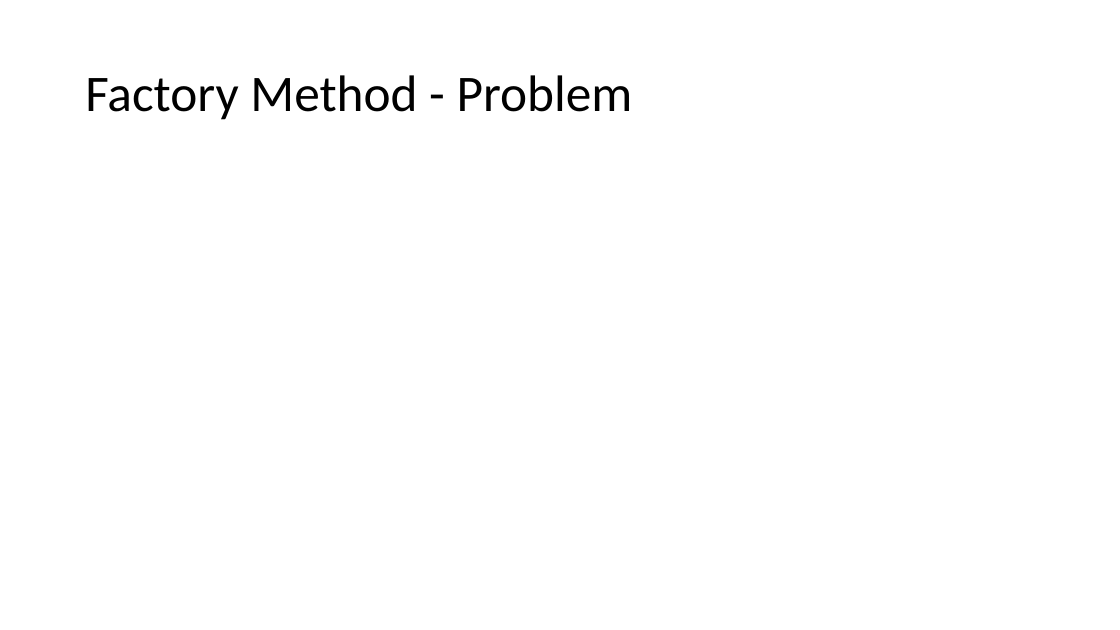
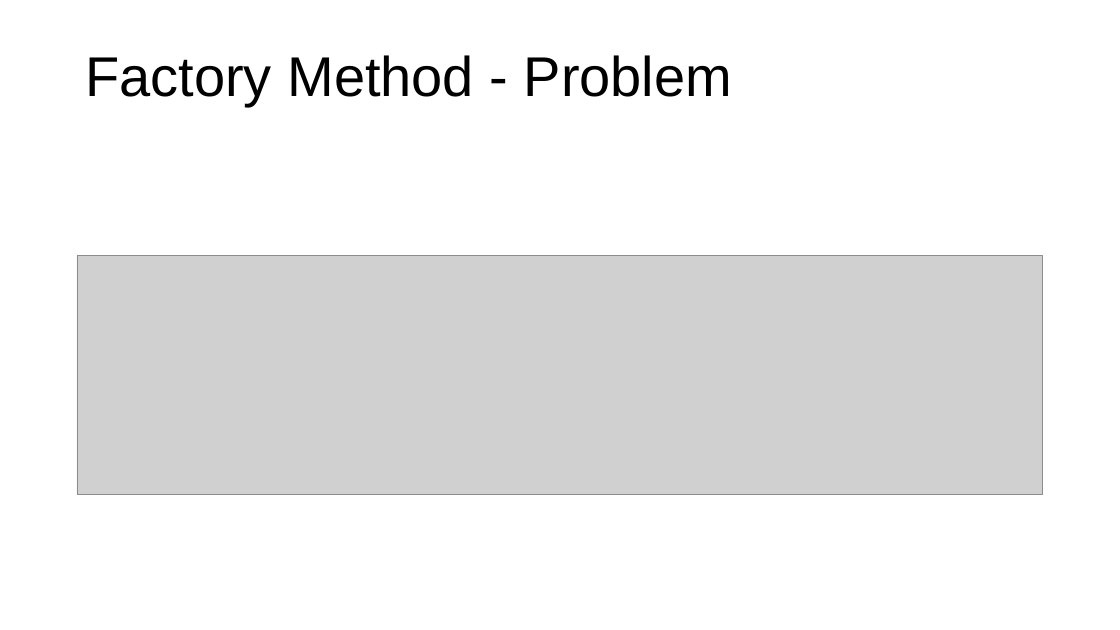
Before and after one commit to lzbair/OO-Paradigm, a slide deck: slide 7 of design-patterns/introduction.pptx. Drawn at 1120x630 pixels with LibreOffice and Linux fonts; fonts in the diff are those of the drawing; grey boxes stand for pictures. Boxes give left, top, right and bottom in pixels: in the first picture for what was removed or moved away, otherwise in the second. Text is boxed around its words. In the diff, an @@ line names an element or a change of style, - is before the commit and + after.

```diff
--- a/design-patterns/introduction.pptx
+++ b/design-patterns/introduction.pptx
@@ text "Factory Method - Problem": place and size @@
-text "Factory Method - Problem" at <box>85,75,633,120</box>
+text "Factory Method - Problem" at <box>85,55,732,105</box>
@@ text "Factory Method - Problem" at <box>85,55,732,105</box>: size 44 to 48 pt, font Calibri to Arial; more space between paragraphs; vertical alignment middle to bottom @@
@@ picture added at <box>77,255,1044,495</box> @@
```
Also in this commit, not shown: 2 other slides changed, 5 slides added, 1 slide removed, 5 other files.
